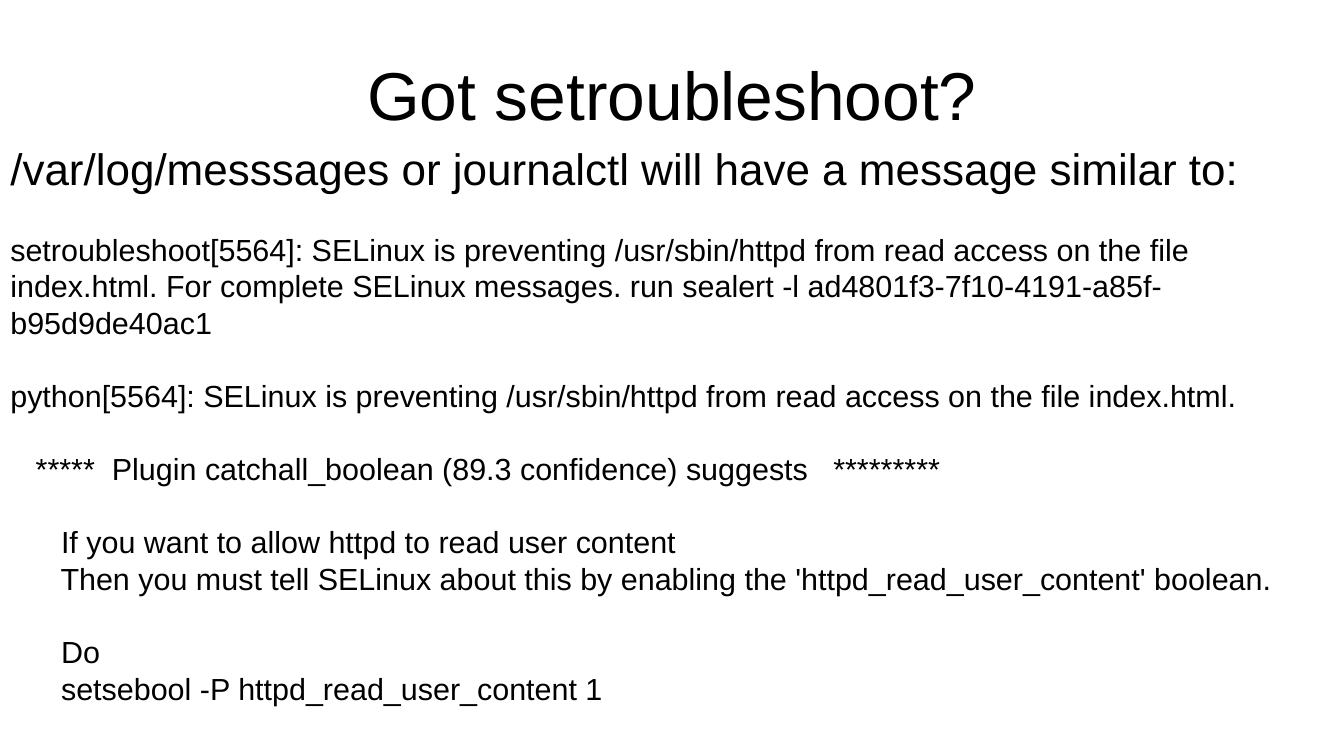
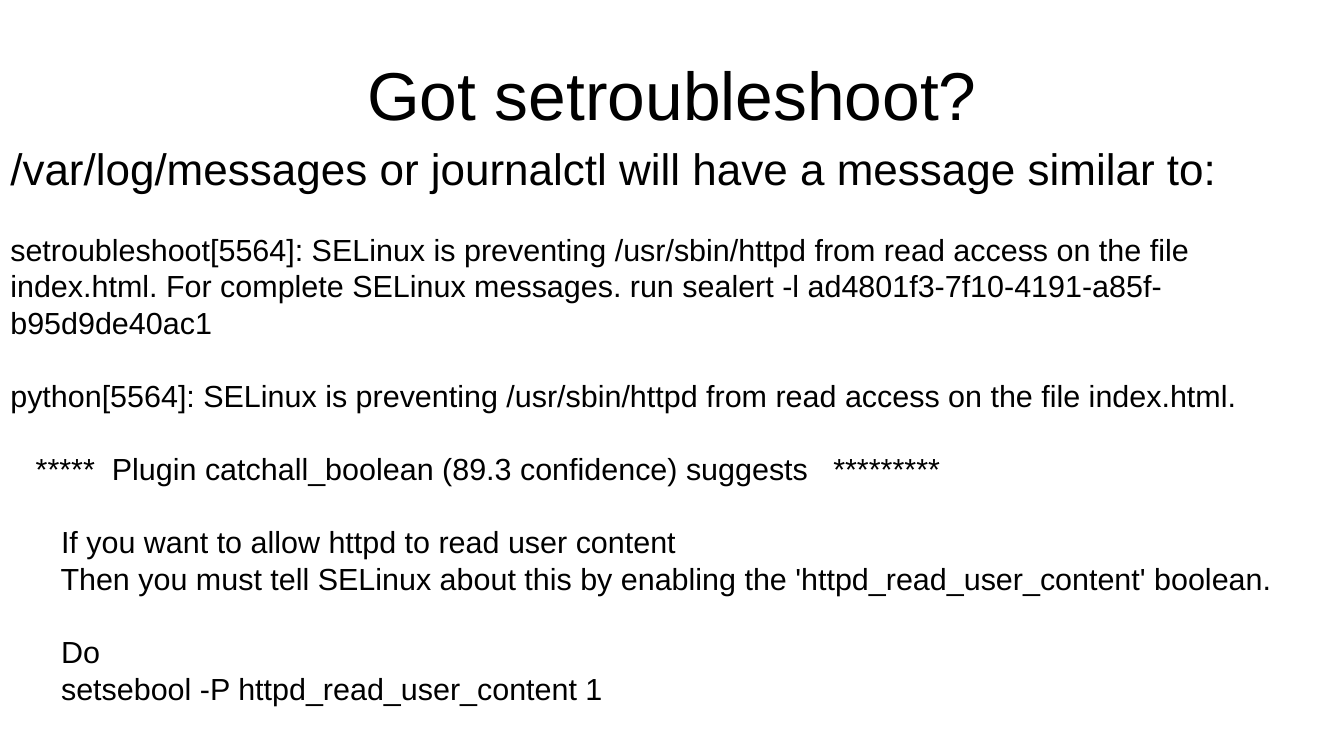
Before and after one commit to laubersm/LauberSolutions, a slide deck: slide 30 of SELinux/ItsAboutTheLabels-screen16-9.odp (slide 27 before the commit). Drawn at 1344x756 pixels with LibreOffice and Linux fonts; fonts in the diff are those of the drawing. Boxes give left, top, right and bottom in pixels: in the first picture for what was removed or moved away, otherwise in the second. Text is boxed around its words. In the diff, an @@ line names an element or a change of style, - is before the commit and + after.

```diff
--- a/SELinux/ItsAboutTheLabels-screen16-9.odp
+++ b/SELinux/ItsAboutTheLabels-screen16-9.odp
@@ text at (10,153,1216,194): text changed @@
-/var/log/messsages or journalctl will have a message similar to:
+/var/log/messages or journalctl will have a message similar to:
```
Also in this commit, not shown: 3 other slides changed, 3 slides added, 2 other files.
